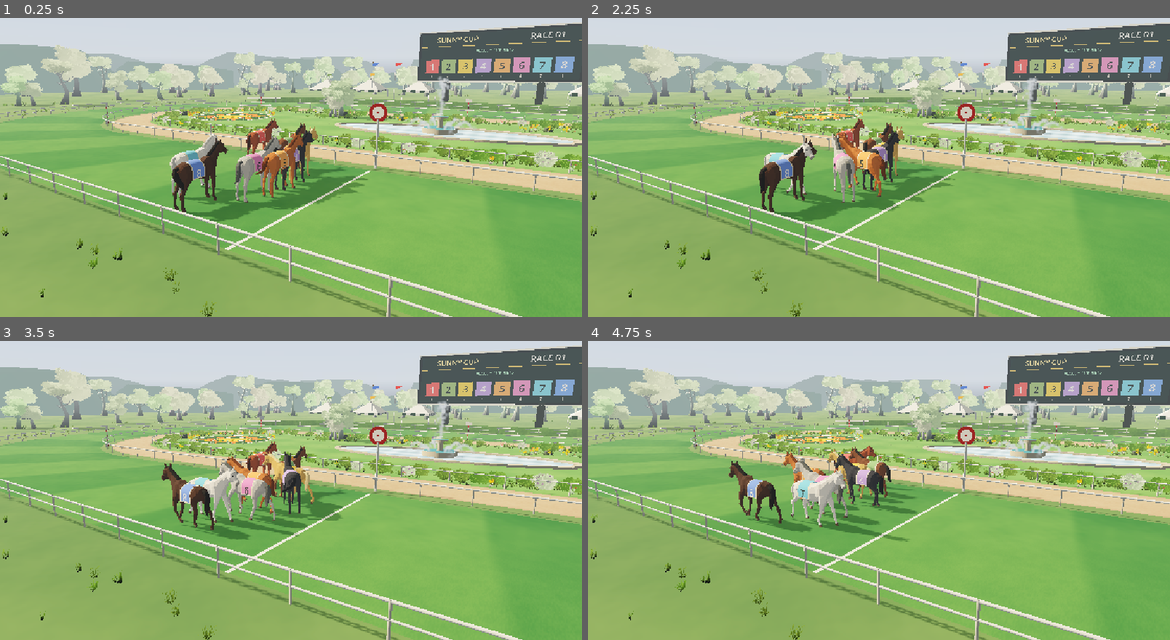
Above: before the commit, frames 1-4 (two rows, left to right).
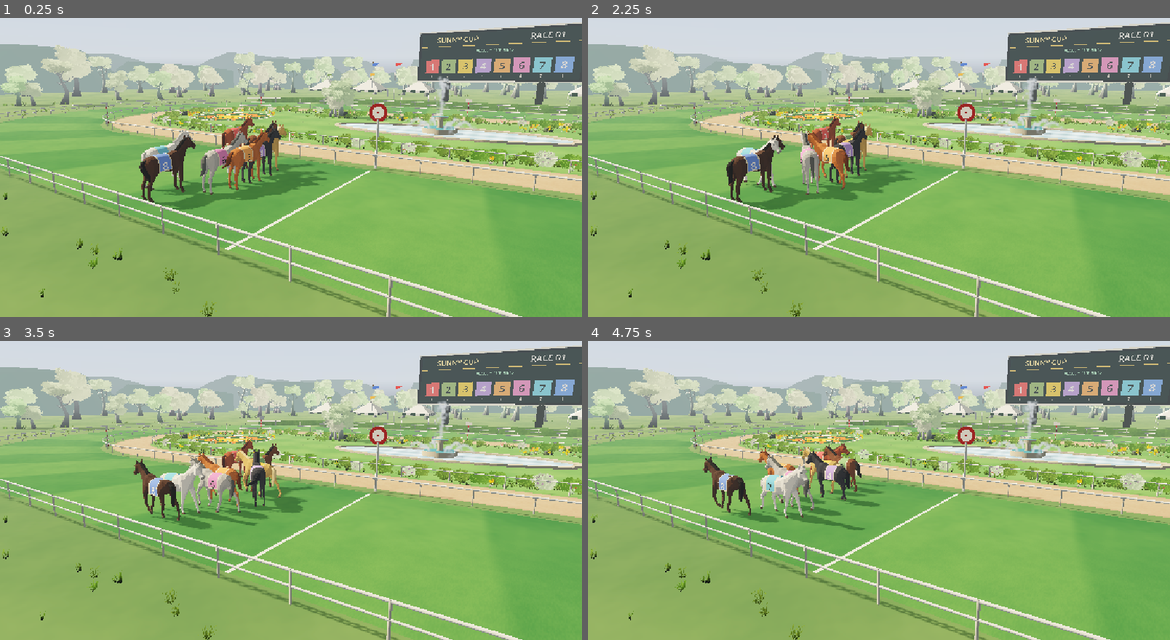
Above: after the commit, the same moments.

Repository: fayipon/racehorse
Game: Godot game, scene res://scenes/main.tscn
The game is run twice, just before and just after one commit, with the same random seed, the same clock (stepped at 60 frames per second) and the same inputs. A sky picture missing from this copy of the repository is replaced by a grey-blue gradient.
Inputs:
- Up to frame 1 (0.25 s): no input
- Up to frame 2 (2.25 s): no input
- Up to frame 3 (3.5 s): no input
- Up to frame 4 (4.75 s): no input

The runs differ from the first frame. In frame 1, 6.7% of the frame differs, in the area x 23-64%, y 32-69%; in frame 2, 6.5%; in frame 3, 5.9%; in frame 4, 5.6%.

Commit message:
Stage the final sprint as a special-move sequence judged at the nose
Co-Authored-By: Claude Opus 5.5 <noreply@anthropic.com>

Diff:
--- a/godot/assets/cinematic.json
+++ b/godot/assets/cinematic.json
@@ -1 +1 @@
-[[44.4,44.4,1.0],[44.6,44.5,0.0],[45.8,44.5,0.0],[46.05,44.66875,1.35],[50.0,51.0875,1.9]]
+[[39.5,39.5,1.0],[39.75,39.66,0.35],[40.9,40.06,0.35],[41.5,40.6,1.45],[44.4,44.4,1.0],[44.6,44.5,0.0],[45.8,44.5,0.0],[46.05,44.66875,1.35],[50.0,51.0875,1.9]]
--- a/godot/scripts/asset_horse.gd
+++ b/godot/scripts/asset_horse.gd
@@ -11,6 +11,11 @@
 var current_clip := "Idle"
 var gait_phase := 0.0
 var cadence := 1.0
+# Races are judged at the nose: the muzzle tip is tracked on the head bone.
+var skeleton: Skeleton3D
+var head_bone := -1
+var muzzle_local := Vector3.ZERO
+var horse_from_skeleton := Transform3D.IDENTITY
 
 func build(index: int, _color: Color) -> void:
 	var style: Dictionary=styles[index]
@@ -50,8 +55,51 @@
 	player.play("Idle")
 	player.advance(0)
 	player.seek(index*.19,true)
-	var skeleton: Skeleton3D = model.find_children("*","Skeleton3D",true,false)[0]
+	skeleton = model.find_children("*","Skeleton3D",true,false)[0]
 	add_race_cloth(skeleton,index,Color(style.number))
+	find_muzzle()
+
+# The muzzle tip is the forward-most vertex of the rest pose, stored in the
+# head bone's space so it follows the head through every gait.
+func find_muzzle() -> void:
+	var node: Node = skeleton
+	while node!=self:
+		horse_from_skeleton=(node as Node3D).transform*horse_from_skeleton
+		node=node.get_parent()
+	head_bone=skeleton.find_bone("Head")
+	var best := -INF
+	for mesh_instance: MeshInstance3D in model.find_children("*","MeshInstance3D",true,false):
+		if mesh_instance.skin==null: continue
+		var skin: Skin=mesh_instance.skin
+		for bind in range(skin.get_bind_count()):
+			# Imported skins bind by bone name, so the bone index can be -1.
+			var bone:=skin.get_bind_bone(bind)
+			if bone<0: bone=skeleton.find_bone(skin.get_bind_name(bind))
+			if bone!=head_bone: continue
+			for surface in range(mesh_instance.mesh.get_surface_count()):
+				var arrays := mesh_instance.mesh.surface_get_arrays(surface)
+				var vertices: PackedVector3Array=arrays[Mesh.ARRAY_VERTEX]
+				var bones: PackedInt32Array=arrays[Mesh.ARRAY_BONES]
+				var weights: PackedFloat32Array=arrays[Mesh.ARRAY_WEIGHTS]
+				var per:=bones.size()/vertices.size()
+				for v in range(vertices.size()):
+					var weight:=0.0
+					for k in range(per):
+						if bones[v*per+k]==bind: weight+=weights[v*per+k]
+					if weight<.5: continue
+					var local: Vector3=skin.get_bind_pose(bind)*vertices[v]
+					var ahead:=-(horse_from_skeleton*(skeleton.get_bone_global_rest(head_bone)*local)).z
+					if ahead<=best: continue
+					best=ahead
+					muzzle_local=local
+
+# The muzzle tip in the horse's own space for the current pose.
+func muzzle_position() -> Vector3:
+	return horse_from_skeleton*(skeleton.get_bone_global_pose(head_bone)*muzzle_local)
+
+# How far the muzzle currently reaches ahead of the horse's origin, in metres.
+func muzzle_reach() -> float:
+	return -muzzle_position().z
 
 func add_race_cloth(skeleton: Skeleton3D, index: int, color: Color) -> void:
 	var attachment := BoneAttachment3D.new()
--- a/godot/scripts/race.gd
+++ b/godot/scripts/race.gd
@@ -2,6 +2,9 @@
 
 # React owns the clock and betting ledger. Godot renders the same distances,
 # interpolating the bridge's snapshots for smooth, deterministic racing.
+# Races are judged at the nose: a horse's progress places its muzzle, which
+# gallops about 2.4 m ahead of its origin, rather than the middle of its body.
+const NOSE := 2.4
 const COLORS = [Color("e75d56"), Color("91ac6b"), Color("efc54f"), Color("b394d0"), Color("eca05b"), Color("e787b4"), Color("79c9d8"), Color("7299df")]
 var horses: Array[Node3D] = []
 var camera: Camera3D
@@ -37,6 +40,20 @@
 var animation_clock := 0.0
 var reduced_motion := false
 var camera_focus := Vector3.ZERO
+var camera_offset := Vector3.ZERO
+var focus_offset := Vector3.ZERO
+var camera_roll := 0.0
+# Special-move effects: anime focus lines, a two-tone impact frame and a
+# short shake, each triggered by the sprint cuts.
+var lines_material: ShaderMaterial
+var lines_rect: ColorRect
+var lines_strength := 0.0
+var lines_target := 0.0
+var impact_material: ShaderMaterial
+var impact_rect: ColorRect
+var impact_clock := 10.0
+var impact_scale := 0.0
+var impact_shake := false
 var camera_initialized := false
 var sprint_grade: ColorRect
 var sprint_material: ShaderMaterial
@@ -47,6 +64,15 @@
 var dust_outwards: Array[Vector3] = []
 var podium = preload("res://scripts/podium.gd").new()
 var featured_runner := 0
+var winner_nose := NOSE
+
+func fullscreen_rect(mat: ShaderMaterial) -> ColorRect:
+	var rect := ColorRect.new()
+	rect.set_anchors_and_offsets_preset(Control.PRESET_FULL_RECT)
+	rect.mouse_filter=Control.MOUSE_FILTER_IGNORE
+	rect.material=mat
+	rect.visible=false
+	return rect
 
 func course_point(progress: float, lane: int) -> Vector3:
 	return course.sample(progress,course.lane_radius(lane)).position
@@ -86,6 +112,17 @@
 	sprint_material.shader=preload("res://shaders/sprint_lens.gdshader")
 	sprint_grade.material=sprint_material
 	lens_layer.add_child(sprint_grade)
+	var fx_layer := CanvasLayer.new()
+	fx_layer.layer=2
+	add_child(fx_layer)
+	lines_material=ShaderMaterial.new()
+	lines_material.shader=preload("res://shaders/focus_lines.gdshader")
+	lines_rect=fullscreen_rect(lines_material)
+	fx_layer.add_child(lines_rect)
+	impact_material=ShaderMaterial.new()
+	impact_material.shader=preload("res://shaders/impact_frame.gdshader")
+	impact_rect=fullscreen_rect(impact_material)
+	fx_layer.add_child(impact_rect)
 	if OS.has_feature("web"):
 		reduced_motion = bool(JavaScriptBridge.eval("window.matchMedia('(prefers-reduced-motion: reduce)').matches"))
 		JavaScriptBridge.eval("window.parent.postMessage({type:'godot-ready'},window.location.origin)")
@@ -270,16 +307,20 @@
 			if absf(stroll.y)>.04: target_yaw=-PI/2 if stroll.y>0 else PI/2
 			if betting_clock>=47.0: target_yaw=-PI/2
 			moving=clampf(absf(stroll.y)/1.65,0,1)
-			horses[i].position=Vector3(x,0,z)
+			horses[i].position=Vector3(x-NOSE,0,z)
 			horses[i].rotation.y=lerp_angle(horses[i].rotation.y,target_yaw,minf(delta*3,1.0))
 		else:
 			sample=course.sample(p,course.lane_radius(i))
-			horses[i].position=sample.position
 			var tangent: Vector3=sample.tangent
+			horses[i].position=sample.position-tangent*(winner_nose if i==winner-1 else NOSE)
 			horses[i].rotation.y=atan2(-tangent.x,-tangent.z)
 		var celebration := phase=="result" and i==winner-1
 		horses[i].visible=phase!="result"
 		horses[i].call("animate",animation_clock,moving,running,celebration,delta*slow_motion,sprint_effort)
+	# As the winner slows into the crossing hold, its measured muzzle rather than
+	# the stride average is brought exactly onto the line.
+	var exact:=smoothstep(44.45,44.6,race_clock)*(1.0-smoothstep(45.8,46.3,race_clock)) if phase=="racing" else 0.0
+	winner_nose=lerpf(NOSE,horses[winner-1].muzzle_reach(),exact)
 	podium.visible=phase=="result"
 	if phase=="result":
 		podium.present(finish_times,COLORS,race_round)
@@ -294,8 +335,8 @@
 	for i in range(8):
 		target+=horses[i].position/8.0
 		mean_progress+=float(visual_positions[i])/8.0
-	# Ease toward the front group without cutting to the preselected winner
-	# or jumping whenever the live leader changes.
+	# From the far turn, ease toward the front group without cutting to the
+	# preselected winner or jumping whenever the live leader changes.
 	if phase=="racing":
 		var leading_progress:=float(visual_positions.max())
 		var front_target:=Vector3.ZERO
@@ -317,21 +358,32 @@
 		path=course.sample(float(track_positions[focus_index]),course.lane_radius(focus_index))
 	var outward: Vector3=path.outward
 	var forward: Vector3=path.tangent
-	var cam_pos: Vector3
-	var focus := target
 	var active_shot := shot
 	if phase=="racing":
 		if finished and race_clock<45.8: active_shot=10
-		elif race_clock>=42.8: active_shot=6
+		elif finished or race_clock>=42.3: active_shot=6
 		elif race_clock>=39.5: active_shot=8
+		elif race_clock>=37.0: active_shot=5
 	if active_shot==8 and previous_shot!=8:
 		featured_runner=visual_positions.find(visual_positions.max())
+	# Follow shots ride along with an anchor, so fast runners never drift out of
+	# frame; only the framing offsets ease. Fixed shots hold a world position
+	# and pan like a lens on a tripod.
+	var anchor := target
+	var fixed := false
+	var crisp := false
+	var roll := 0.0
+	var cam_pos: Vector3
+	var focus := target
 	var fov := 49.0
+	lines_target=0.0
+	var aspect:=get_viewport().get_visible_rect().size.aspect()
+	var middle_lane:=float(course.config.laneStart)+3.5*float(course.config.laneSpacing)
 	match active_shot:
 		0:
-			focus=Vector3(-4,1.3,25.0)
+			fixed=true
+			focus=Vector3(-4,1.3,23.5)
 			cam_pos=Vector3(8.5,6.0,42)
-			focus.z-=1.5
 		1:
 			focus=target+outward*1.3
 			cam_pos=focus+forward*12+outward*7+Vector3(0,3.4,0)
@@ -339,70 +391,113 @@
 			focus=target+forward*.8
 			cam_pos=target+outward*9+forward*5+Vector3(0,2.3,0)
 		3:
-			focus=target+forward*2.0
-			cam_pos=target-forward*10+outward*6+Vector3(0,5.0,0)
+			# Chase the front runners through the far turn from behind and above.
+			focus=target+forward*3.2
+			cam_pos=target-forward*9.5+outward*5.2+Vector3(0,4.2,0)
+			fov=46.0
 		4:
+			fixed=true
 			var reveal:=0.5 if reduced_motion else smoothstep(50.0,60.0,race_clock)
 			fov=34.0
-			var aspect:=get_viewport().get_visible_rect().size.aspect()
 			var distance:=maxf(19.0,15.5/(2.0*tan(deg_to_rad(fov*.5))*aspect))
 			focus=podium.position+Vector3(0,2.6,0)
 			cam_pos=podium.position+Vector3(lerpf(.8,-.5,reveal),4.8,distance+lerpf(1.2,0.0,reveal))
 		5:
-			# Low side dolly: the rail and hoof-level dust slide past the runners.
-			var push:=smoothstep(37.0,42.8,race_clock)
-			focus=target+forward*3.4
-			focus.y=1.5
-			cam_pos=focus+outward*lerpf(12.0,10.8,push)+forward*lerpf(3.0,1.5,push)+Vector3(0,1.0,0)
-			fov=lerpf(54.0,49.0,push)
+			# Turning for home: a long lens beside the winning post watches the
+			# field charge out of the final bend, compressed and head-on.
+			fixed=true
+			cam_pos=Vector3(7.0,1.5,float(course.config.innerRadius)+float(course.config.trackWidth)+2.2)
+			focus=target+forward*2.0+Vector3(0,.1,0)
+			var half_width:=atan(5.2/cam_pos.distance_to(focus))
+			fov=clampf(rad_to_deg(2.0*atan(tan(half_width)/aspect)),9.0,38.0)
+			lines_target=.3*smoothstep(37.0,39.3,race_clock)
 		6:
-			var middle_lane:=float(course.config.laneStart)+3.5*float(course.config.laneSpacing)
+			fixed=true
 			if finished:
-				# After the crossing orbit, stay on the stripe as every runner
-				# gallops through. This composition must not depend on a horse.
-				focus=Vector3(0,1.3,middle_lane)
-				cam_pos=focus+Vector3(4.5,4.2,17.0)
-				fov=48.0
+				# After the crossing orbit, a still view from inside the main stand,
+				# under its roof, keeps the line and the field in frame as they gallop on.
+				cam_pos=Vector3(-4.0,11.0,47.5)
+				focus=Vector3(10.0,.5,24.0)
+				fov=50.0
 			else:
-				var lock_to_line:=smoothstep(42.8,45.6,race_clock)
-				var line_focus:=Vector3(0,1.3,lerpf(middle_lane,target.z,.75))
-				focus=(target+forward*3.4).lerp(line_focus,lock_to_line)
-				cam_pos=focus+Vector3(lerpf(1.5,3.0,lock_to_line),lerpf(.5,1.0,lock_to_line),lerpf(9.4,8.4,lock_to_line))
-				fov=lerpf(46.0,42.0,smoothstep(43.0,47.5,race_clock))
+				# Release after the cut-in: a low wide lens races beside the front
+				# runners at hoof height, horizon tilted, toward the post.
+				fixed=false
+				focus=target+forward*2.6+Vector3(0,.1,0)
+				cam_pos=target+outward*6.2+forward*1.0+Vector3(0,-.5,0)
+				fov=lerpf(58.0,52.0,smoothstep(42.3,44.6,race_clock))
+				roll=-5.0
+				lines_target=.45
 		7:
+			fixed=true
 			cam_pos=Vector3(0,100,5)
 			focus=Vector3.ZERO
 			fov=70.0
 		8:
-			# Editorial cut to the live leader's face and shoulder, then dolly alongside.
+			# Special-move cut-in on the live leader: slow motion, a snap zoom onto
+			# its face from a low heroic angle, then a sweep round to the side.
 			var close_path: Dictionary=course.sample(float(visual_positions[featured_runner]),course.lane_radius(featured_runner))
 			var close_forward: Vector3=close_path.tangent
-			var push:=0.5 if reduced_motion else smoothstep(39.5,42.8,race_clock)
-			focus=horses[featured_runner].position+close_forward*.75+Vector3(0,1.85,0)
-			cam_pos=focus+close_path.outward*5.0+close_forward*lerpf(2.7,1.8,push)+Vector3(0,.15,0)
-			fov=lerpf(42.0,37.0,push)
+			var close_out: Vector3=close_path.outward
+			var sweep:=lerpf(.8,.32,smoothstep(39.5,42.3,race_clock))
+			var punch:=1.0 if reduced_motion else 1.0-pow(1.0-clampf((race_clock-39.5)/.32,0.0,1.0),3.0)
+			anchor=horses[featured_runner].position
+			focus=anchor+close_forward*1.75+Vector3(0,2.05,0)
+			cam_pos=focus+(close_out*cos(sweep)+close_forward*sin(sweep))*4.0+Vector3(0,-.35,0)
+			fov=lerpf(60.0,31.0,punch)-4.0*smoothstep(39.9,42.3,race_clock)
+			roll=lerpf(13.0,6.0,smoothstep(39.5,42.3,race_clock))
+			crisp=true
+			lines_target=1.0-.35*smoothstep(40.6,42.3,race_clock)
 		10:
-			# The race clock holds the crossing pose while the camera keeps moving.
-			var orbit:=0.5 if reduced_motion else smoothstep(44.6,45.8,race_clock)
-			var angle:=lerpf(-.20,.45,orbit)
-			focus=horses[winner-1].position+forward*.5+Vector3(0,1.65,0)
-			cam_pos=focus+outward*cos(angle)*6.5+forward*sin(angle)*6.5+Vector3(0,.6,0)
-			fov=40.0
+			# Photo finish: the impact lands with the lens in the plane of the line,
+			# so the line, the winning post and the winner's nose stand in one
+			# vertical at the centre. After that beat the camera swings low round
+			# to the front while the race clock holds the crossing pose.
+			var sweep:=0.5 if reduced_motion else smoothstep(45.1,45.8,race_clock)
+			var punch:=1.0 if reduced_motion else 1.0-pow(1.0-clampf((race_clock-44.6)/.25,0.0,1.0),3.0)
+			var tip: Vector3=horses[winner-1].transform*horses[winner-1].muzzle_position()
+			var hero:=horses[winner-1].position+forward*1.2+Vector3(0,1.75,0)
+			var pivot:=tip.lerp(hero,sweep)
+			var angle:=lerpf(0.0,.75,sweep)
+			cam_pos=pivot+(outward*cos(angle)+forward*sin(angle))*6.0+Vector3(0,lerpf(-.35,.35,sweep),0)
+			focus=pivot
+			fov=lerpf(58.0,36.0,punch)
+			crisp=true
+			lines_target=.95
 		_:
 			cam_pos=target+outward*9+forward*7+Vector3(0,2.1,0)
-	var edit_cut:=active_shot!=previous_shot and (active_shot in [4,6,8,10] or previous_shot==4)
-	if not camera_initialized or edit_cut:
-		camera.position=cam_pos
-		camera_focus=focus
+	var mount:=Vector3.ZERO if fixed else anchor
+	var cut:=active_shot!=previous_shot
+	# The cut-in and the crossing land with an impact frame; the crossing shakes.
+	if cut and camera_initialized and phase=="racing" and active_shot in [8,10]:
+		impact_clock=0.0
+		impact_scale=.7 if active_shot==8 else 1.0
+		impact_shake=active_shot==10
+	# Every change of shot is a straight cut, as in a race broadcast. Crisp
+	# shots are choreographed curves already and are never eased.
+	# Focus lines belong to their shot; a cut to a calm view drops them at once.
+	if cut: lines_strength=minf(lines_strength,lines_target)
+	if not camera_initialized or cut or crisp:
+		camera_offset=cam_pos-mount
+		focus_offset=focus-mount
 		camera.fov=fov
+		camera_roll=roll
 		camera_initialized=true
 	else:
-		var damping := 1.0-exp(-delta*(12.0 if active_shot==10 else 2.8))
-		camera.position=camera.position.lerp(cam_pos,damping)
-		camera_focus=camera_focus.lerp(focus,damping)
+		var framing:=1.0-exp(-delta*3.0)
+		camera_offset=camera_offset.lerp(cam_pos-mount,framing)
+		# A fixed lens pans onto its subject directly; easing it would lag behind.
+		focus_offset=focus_offset.lerp(focus-mount,1.0 if fixed else framing)
+		camera.fov=lerpf(camera.fov,fov,1.0-exp(-delta*4.0))
+		camera_roll=lerpf(camera_roll,roll,framing)
+	camera.position=mount+camera_offset
+	camera_focus=mount+focus_offset
+	if impact_shake and not reduced_motion and impact_clock<.28:
+		var decay:=1.0-smoothstep(0.0,.28,impact_clock)
+		camera.position+=Vector3(sin(impact_clock*71.0),sin(impact_clock*53.0+1.3),sin(impact_clock*61.0+2.1))*.07*decay
 	previous_shot=active_shot
-	camera.fov=lerpf(camera.fov,fov,1.0-exp(-delta*2.0))
 	camera.look_at(camera_focus,Vector3.UP)
+	if absf(camera_roll)>.001: camera.rotate_object_local(Vector3.BACK,deg_to_rad(camera_roll))
 	update_effects(delta)
 	update_board(delta)
 
@@ -421,16 +516,25 @@
 func update_effects(delta: float) -> void:
 	var celebrate := finished or phase=="result"
 	confetti_rain.advance(delta,celebrate,race_round,reduced_motion)
-	var sprint:=smoothstep(34.0,42.0,race_clock) if phase=="racing" else 0.0
-	var lens_strength:=sprint*(1.0-smoothstep(42.8,45.0,race_clock)*.8)*(1.0-smoothstep(47.0,50.0,race_clock))
-	var rush:=smoothstep(45.8,46.05,race_clock)*lerpf(.65,1.0,smoothstep(46.05,50.0,race_clock)) if phase=="racing" else 0.0
-	if race_clock>=44.6 and race_clock<45.8: lens_strength=0.0
-	lens_strength=maxf(lens_strength,rush)
-	# A stationary finish camera keeps the track sharp while the horses move.
-	if phase=="racing" and finished and race_clock>=45.8: lens_strength=0.0
+	var sprint:=smoothstep(34.0,40.0,race_clock) if phase=="racing" else 0.0
+	# Edge speed blur belongs to moving cameras. The tripod lenses, the slow
+	# motion cut-in, the frozen crossing and the still finish view stay sharp.
+	var rushing:=phase=="racing" and previous_shot==6 and not finished
+	var lens_strength: float=sprint*float({3:.8,5:.2,8:.25}.get(previous_shot,0.0))
+	if rushing: lens_strength=1.0
 	sprint_grade.visible=not reduced_motion and lens_strength>.001
 	sprint_material.set_shader_parameter("strength",lens_strength)
-	sprint_material.set_shader_parameter("rush",rush)
+	sprint_material.set_shader_parameter("rush",1.0 if rushing else 0.0)
+	impact_clock+=delta
+	var lines_goal:=0.0 if reduced_motion or phase!="racing" else lines_target
+	lines_strength=lines_goal if lines_goal>lines_strength else lerpf(lines_strength,lines_goal,1.0-exp(-delta*6.0))
+	lines_rect.visible=lines_strength>.01
+	if lines_rect.visible:
+		lines_material.set_shader_parameter("strength",lines_strength)
+		lines_material.set_shader_parameter("seed",floorf(elapsed*12.0))
+	var impact:=0.0 if reduced_motion else impact_scale*(1.0-smoothstep(.06,.2,impact_clock))
+	impact_rect.visible=impact>.01
+	impact_material.set_shader_parameter("strength",impact)
 	for i in range(dust.size()):
 		var owner := i%8
 		var p := float(track_positions[owner])
--- /dev/null
+++ b/godot/shaders/focus_lines.gdshader
@@ -0,0 +1,27 @@
+shader_type canvas_item;
+render_mode unshaded;
+
+// Anime focus lines: thin wedges converge on the framed subject at the centre
+// of the lens. The seed changes a dozen times a second for a hand-drawn flicker.
+uniform float strength : hint_range(0.0, 1.0) = 0.0;
+uniform float seed = 0.0;
+uniform vec4 tint : source_color = vec4(1.0, 0.98, 0.9, 1.0);
+
+float hash(float n) { return fract(sin(n * 127.1 + seed * 311.7) * 43758.5453); }
+
+void fragment() {
+	float aspect = SCREEN_PIXEL_SIZE.y / SCREEN_PIXEL_SIZE.x;
+	vec2 p = (UV - vec2(0.5)) * vec2(aspect, 1.0);
+	float radius = length(p);
+	float around = atan(p.y, p.x) / 6.2831853 + 0.5;
+	float count = 150.0;
+	float id = floor(around * count);
+	float cell = fract(around * count);
+	float width = 0.12 + 0.3 * hash(id + 0.37);
+	float soft = fwidth(around * count) * 1.5;
+	float line = smoothstep(width + soft, width, abs(cell - 0.5) * 2.0) * step(0.42, hash(id));
+	// Each line starts at its own distance, keeping the subject clear.
+	float start = mix(0.62, 0.3, strength) + 0.28 * hash(id + 1.71);
+	float reach = smoothstep(start, start + 0.22, radius);
+	COLOR = vec4(tint.rgb, line * reach * strength * 0.8);
+}
--- /dev/null
+++ b/godot/shaders/impact_frame.gdshader
@@ -0,0 +1,21 @@
+shader_type canvas_item;
+render_mode unshaded;
+
+// A manga impact frame: for a few frames the view drops to dark ink and every
+// silhouette edge burns gold. It darkens rather than flashing the screen.
+uniform sampler2D screen_texture : hint_screen_texture, repeat_disable, filter_linear;
+uniform float strength : hint_range(0.0, 1.0) = 0.0;
+uniform vec4 ink : source_color = vec4(0.05, 0.07, 0.07, 1.0);
+uniform vec4 glow : source_color = vec4(1.0, 0.84, 0.45, 1.0);
+
+float luma(vec2 uv) { return dot(texture(screen_texture, uv).rgb, vec3(0.3, 0.59, 0.11)); }
+
+void fragment() {
+	vec2 step_size = SCREEN_PIXEL_SIZE * 1.5;
+	float gx = luma(SCREEN_UV + vec2(step_size.x, 0.0)) - luma(SCREEN_UV - vec2(step_size.x, 0.0));
+	float gy = luma(SCREEN_UV + vec2(0.0, step_size.y)) - luma(SCREEN_UV - vec2(0.0, step_size.y));
+	float edge = smoothstep(0.05, 0.14, length(vec2(gx, gy)));
+	vec3 color = texture(screen_texture, SCREEN_UV).rgb;
+	vec3 impact = mix(ink.rgb * (0.7 + 0.9 * luma(SCREEN_UV)), glow.rgb, edge);
+	COLOR = vec4(mix(color, impact, strength), 1.0);
+}
--- a/godot/tests/motion_smoke.gd
+++ b/godot/tests/motion_smoke.gd
@@ -33,9 +33,14 @@
 			assert(continued>last_position,"Every horse must keep running beyond the finish, even after four seconds")
 			assert(absf((continued-last_position)/.1-outgoing_speed)<.0001,"Run-out must not brake to a halt")
 			last_position=continued
-	var previous_visual:=42.0
-	for frame in range(1,481):
-		var time:=42.0+frame/60.0
+	# The special-move cut-in slows the field to about a third, then makes the
+	# time back so the first horse still reaches the post at 44.6 seconds.
+	assert(clock.presentation(39.5).is_equal_approx(Vector2(39.5,1)),"Normal speed until the cut-in")
+	assert(absf(clock.presentation(40.3).y-.35)<.02,"The cut-in plays in slow motion")
+	assert(clock.presentation(42.5).y>1.2,"The release rushes toward the post")
+	var previous_visual:=clock.presentation(39.0).x
+	for frame in range(1,661):
+		var time:=39.0+frame/60.0
 		var playback: Vector2=clock.presentation(time)
 		assert(playback.x>=previous_visual-.00001,"Cinematic playback may hold but must never reverse")
 		assert(playback.y>=-.00001 and playback.y<1.901,"Acceleration must stay within the intended playback range")
Not shown, added: godot/shaders/focus_lines.gdshader.uid
Not shown, added: godot/shaders/impact_frame.gdshader.uid
Not shown, changed: README.md
Not shown, changed: public/game/index.html
Not shown, changed: public/game/index.pck
Not shown, changed: src/App.tsx
Not shown, changed: src/game.ts
Not shown, changed: src/index.css
Not shown, changed: src/presentation.test.ts
